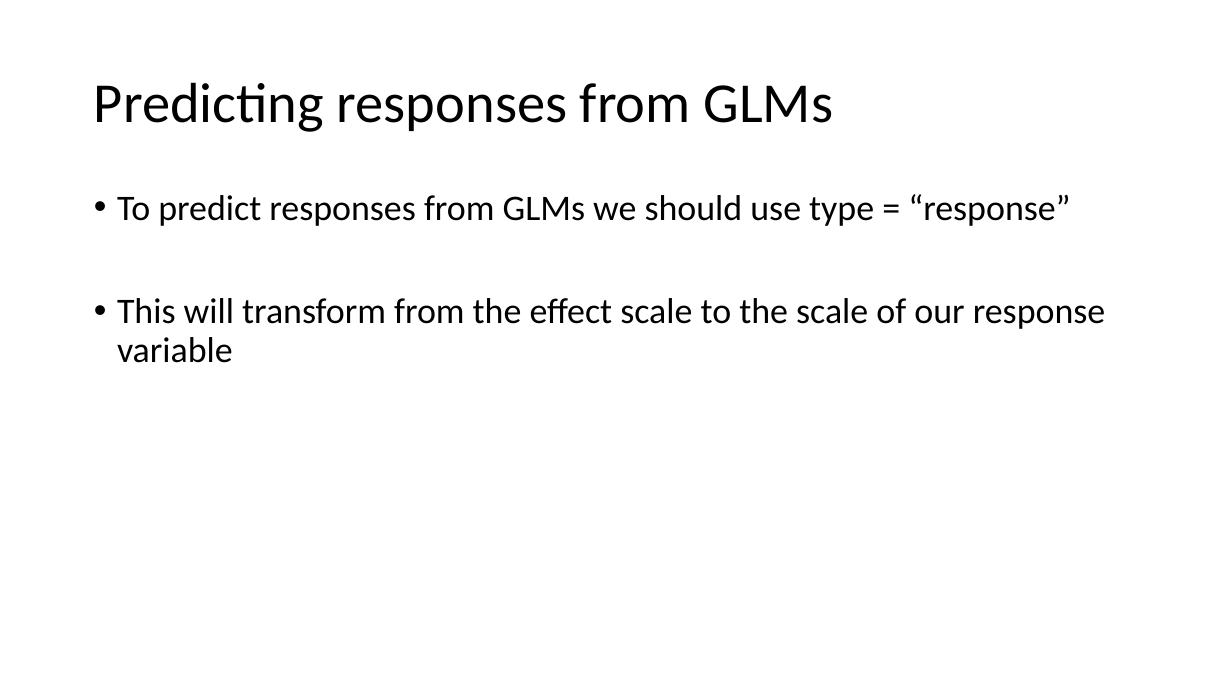
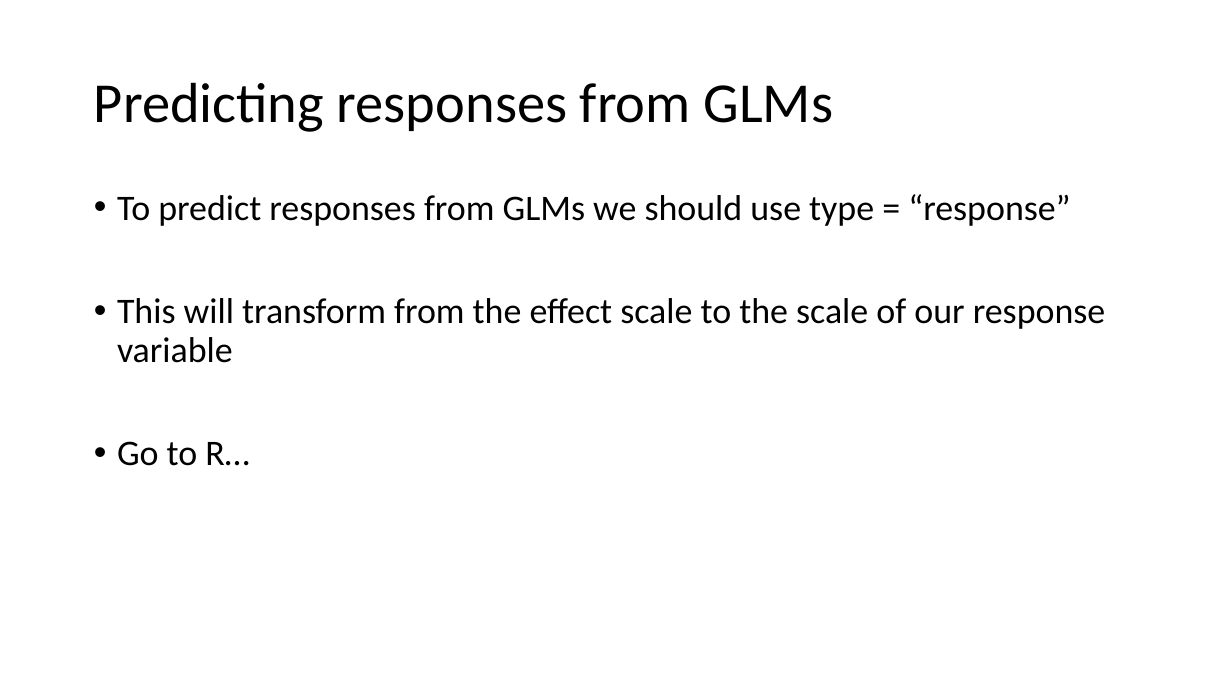
Before and after one commit to VTQuantMethodsEEB/klangwig, a slide deck: slide 29 of lectures/week_10_glms/le10_glms.pptx (slide 21 before the commit). Drawn at 1232x693 pixels with LibreOffice and Linux fonts; fonts in the diff are those of the drawing. Boxes give left, top, right and bottom in pixels: in the first picture for what was removed or moved away, otherwise in the second. Text is boxed around its words. In the diff, an @@ line names an element or a change of style, - is before the commit and + after.

Commit message:
sending glms lecture updates

```diff
--- a/lectures/week_10_glms/le10_glms.pptx
+++ b/lectures/week_10_glms/le10_glms.pptx
@@ text at (117,441,249,466): paragraph added @@
+• Go to R…
```
Also in this commit, not shown: 5 other slides changed, 8 slides added, 1 other file.
